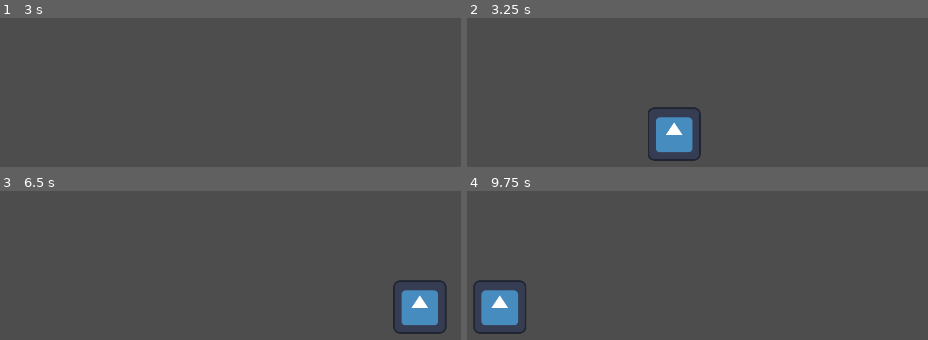
Above: before the commit, frames 1-4 (two rows, left to right).
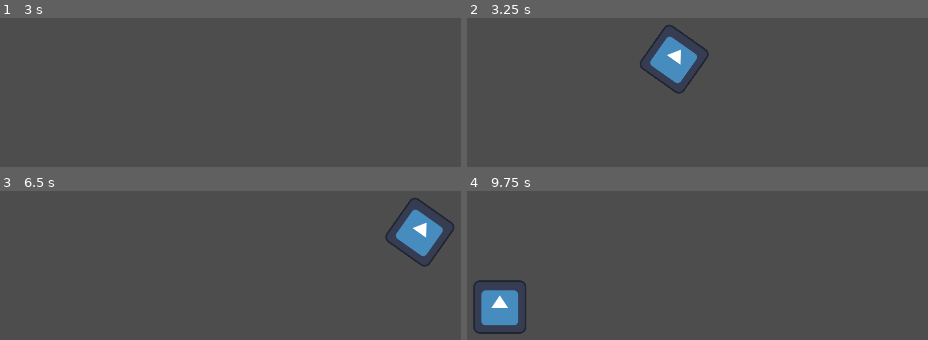
Above: after the commit, the same moments.

Repository: FrostyJoel/GameJam121124
Game: Godot game, scene res://scenes/main.tscn
The game is run twice, just before and just after one commit, with the same random seed, the same clock (stepped at 60 frames per second) and the same inputs. The engine's default icon, where the game draws it, is replaced by a stand-in: a white triangle on a blue panel in a dark square.
Inputs:
- Up to frame 1 (3 s): tap Enter at 0.5, 2 s; hold D (DirRight) 0.53-1.28 s; hold H (Action1) 0.53-1.28 s; tap Space at 1.25, 2.75 s; hold S (DirDown) 1.28-2.03 s; tap J (Action2) at 1.35, 2.85 s; hold D (DirRight) 2.03-2.78 s; hold H (Action1) 2.03-2.78 s; hold W (DirUp) from 2.78 s (still down)
- Up to frame 2 (3.25 s): keep holding W (DirUp)
- Up to frame 3 (6.5 s): tap Enter at 3.5 s; release W (DirUp) at 3.53 s; hold H (Action1) 3.53-4.28 s; hold A (DirLeft) 3.53-5.03 s; tap Space at 4.25 s; tap J (Action2) at 4.35, 5.85 s; hold S (DirDown) 5.03-5.78 s; hold H (Action1) 5.03-5.78 s; hold D (DirRight) from 5.78 s (still down)
- Up to frame 4 (9.75 s): release D (DirRight) at 6.53 s; hold W (DirUp) 6.53-7.28 s; hold H (Action1) 6.53-7.28 s; hold D (DirRight) 7.28-8.03 s; tap J (Action2) at 7.35, 8.85 s; hold S (DirDown) 8.03-8.78 s; hold H (Action1) 8.03-8.78 s; hold A (DirLeft) 8.78-9.53 s; hold W (DirUp) from 9.53 s (still down); hold H (Action1) from 9.53 s (still down)

Frame 1 is identical in both runs. In frame 2, 4.9% of the frame differs, in the area x 37-53%, y 4-96%; in frame 3, 5.0%, in the area x 83-99%, y 4-96%; in frame 4, nothing differs.

Commit message:
Added variation switching for microgames
- Doesn't pick at random, adds one to the picked microgames each time.

Diff:
--- a/microgameData/TestGame.tres
+++ b/microgameData/TestGame.tres
@@ -1,9 +1,10 @@
-[gd_resource type="Resource" script_class="MicrogameData" load_steps=3 format=3 uid="uid://wqfyynhl4uec"]
+[gd_resource type="Resource" script_class="MicrogameData" load_steps=4 format=3 uid="uid://wqfyynhl4uec"]
 
 [ext_resource type="Script" path="res://scripts/MicrogameData.gd" id="1_053pv"]
 [ext_resource type="PackedScene" uid="uid://4l7h7uugyb66" path="res://scenes/Microgames/TestMicroGame.tscn" id="2_1appy"]
+[ext_resource type="PackedScene" uid="uid://q3g1stufv5fe" path="res://scenes/Microgames/TestMicroGameVar2.tscn" id="3_0hu71"]
 
 [resource]
 script = ExtResource("1_053pv")
-instruction = "Press"
-variations = Array[PackedScene]([ExtResource("2_1appy")])
+instruction = "Wait"
+variations = Array[PackedScene]([ExtResource("2_1appy"), ExtResource("3_0hu71"), ExtResource("3_0hu71")])
--- /dev/null
+++ b/scenes/Microgames/TestMicroGameVar2.tscn
@@ -0,0 +1,17 @@
+[gd_scene load_steps=3 format=3 uid="uid://q3g1stufv5fe"]
+
+[ext_resource type="Script" path="res://scripts/Microgames/test_microgame.gd" id="1_dy8qy"]
+[ext_resource type="Texture2D" uid="uid://bwnrg2tattulu" path="res://icon.svg" id="2_0wscw"]
+
+[node name="TestMicroGame" type="Node2D"]
+script = ExtResource("1_dy8qy")
+
+[node name="MicrogameTimer" type="Timer" parent="."]
+wait_time = 2.0
+
+[node name="Sprite2D" type="Sprite2D" parent="."]
+position = Vector2(950, 304)
+rotation = 0.61441
+texture = ExtResource("2_0wscw")
+
+[connection signal="timeout" from="MicrogameTimer" to="." method="_on_microgame_timer_timeout"]
--- a/scripts/Microgames/test_microgame.gd
+++ b/scripts/Microgames/test_microgame.gd
@@ -7,7 +7,6 @@
 	randomize()
 	var newPos = randf_range(200, 1700)
 	$Sprite2D.transform.origin.x = newPos
-	print("Ready m")
 
 
 # Called every frame. 'delta' is the elapsed time since the previous frame.
--- a/scripts/microgame_manager.gd
+++ b/scripts/microgame_manager.gd
@@ -1,18 +1,30 @@
 extends Node2D
 
 @export var microgames : Array[MicrogameData]
+
+var timesPicked : Array[int]
 var lastPickedMicrogame : int = 999
 var currentMicrogame : Node
 
 signal microGameWin
 signal microGameLose
 
+func _ready() -> void:
+	# Initialize picked array
+	timesPicked.resize(microgames.size())
+	timesPicked.fill(0)
+
 # Spawns a random microgame
 func SpawnMicrogame():
 	var index = GetRandomIndex()
-	var variationToSpawn = microgames[index].variations[0]
+	var variationIndex = GetVariationIndex(index)
+	var variationToSpawn = microgames[index].variations[variationIndex]
+	print(variationIndex)
 	currentMicrogame = variationToSpawn.instantiate()
 	add_child(currentMicrogame)
+
+	# Add one to times picked
+	timesPicked[index] += 1
 
 	# Connect to microgame ended signal
 	currentMicrogame.microgameEnded.connect(MicrogameOver)
@@ -30,6 +42,14 @@
 	lastPickedMicrogame = randomIndex # Set last picked index
 	return randomIndex
 
+func GetVariationIndex(microgameIndex : int) -> int:
+	var index : int = timesPicked[microgameIndex]
+	if index >= microgames[microgameIndex].variations.size():
+		timesPicked[microgameIndex] = 0
+		index = 0
+	return index
+
+
 # Call this function to end the current microgame in either a success or failure
 func MicrogameOver(win: bool) -> void:
 	if (win):
